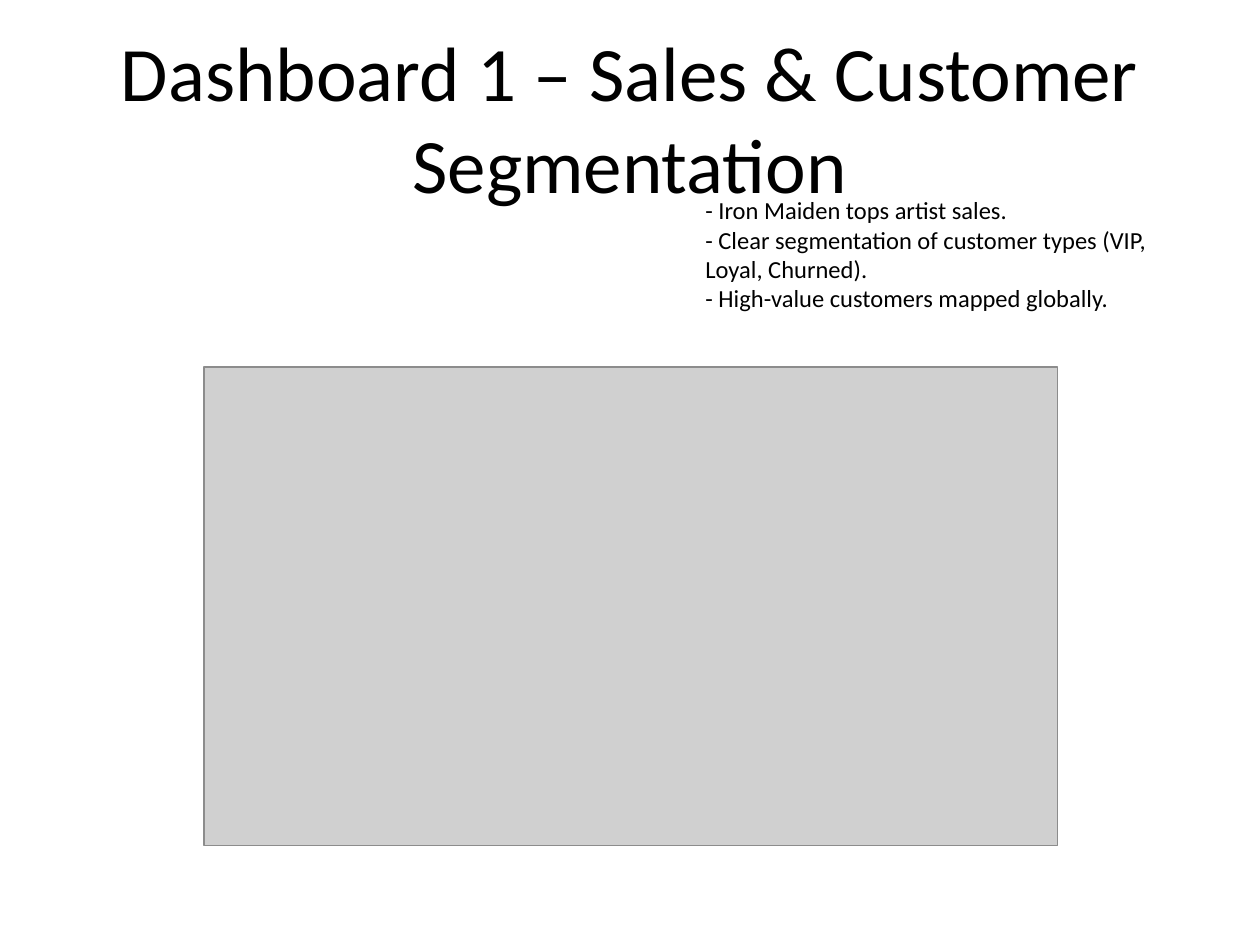
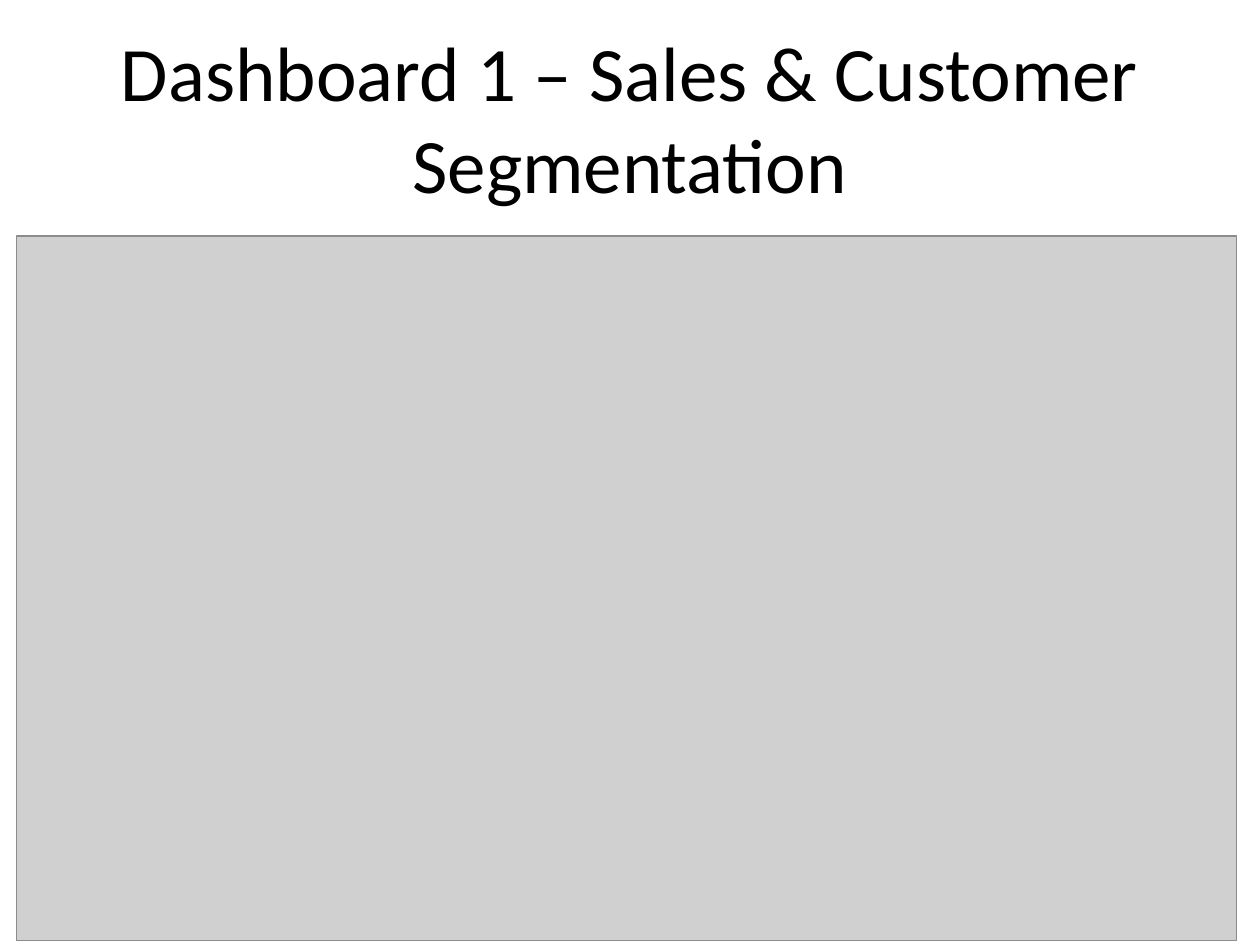
Before and after one commit to Agonwa/Chinook_Music_Sales_Analysis, a slide deck: slide 4 of Power_Point/Power_Point_Presentation.pptx. Drawn at 1260x945 pixels with LibreOffice and Linux fonts; fonts in the diff are those of the drawing; grey boxes stand for pictures. Boxes give left, top, right and bottom in pixels: in the first picture for what was removed or moved away, otherwise in the second. Text is boxed around its words. In the diff, an @@ line names an element or a change of style, - is before the commit and + after.

```diff
--- a/Power_Point/Power_Point_Presentation.pptx
+++ b/Power_Point/Power_Point_Presentation.pptx
@@ text removed at bbox=[705, 202, 1145, 312] @@
-- Iron Maiden tops artist sales.
-- Clear segmentation of customer types (VIP, Loyal, Churned).
-- High-value customers mapped globally.
@@ picture: place and size @@
-picture at bbox=[204, 367, 1057, 845]
+picture at bbox=[16, 236, 1236, 940]
```
Also in this commit, not shown: 8 other slides changed.
